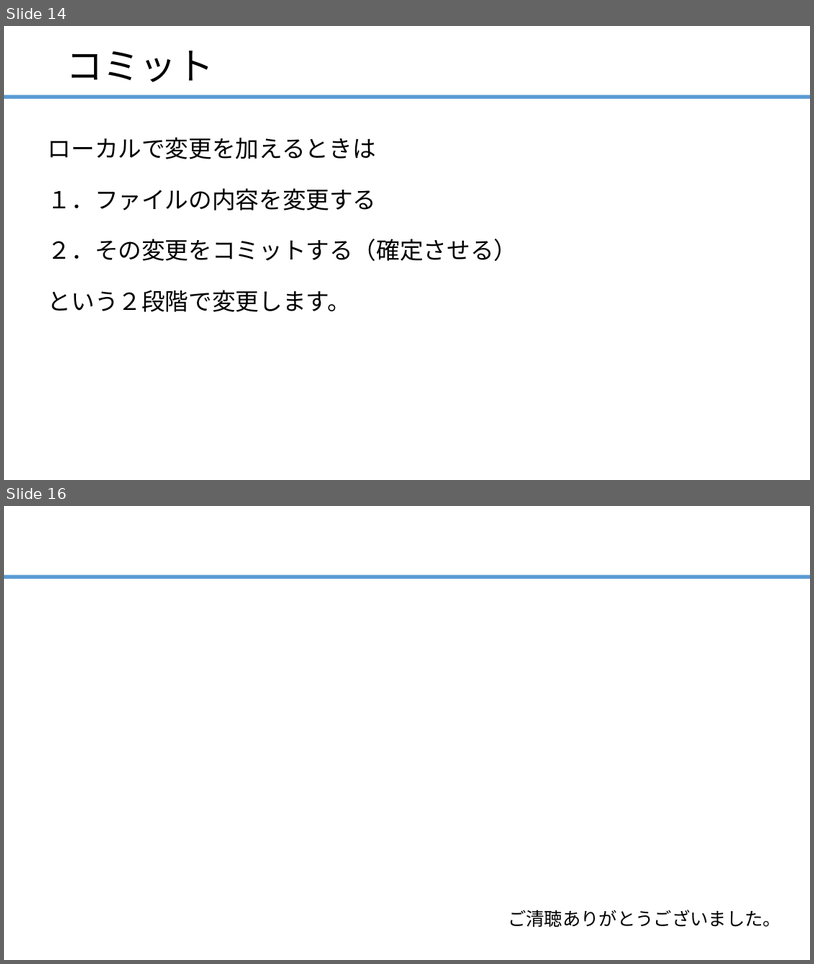
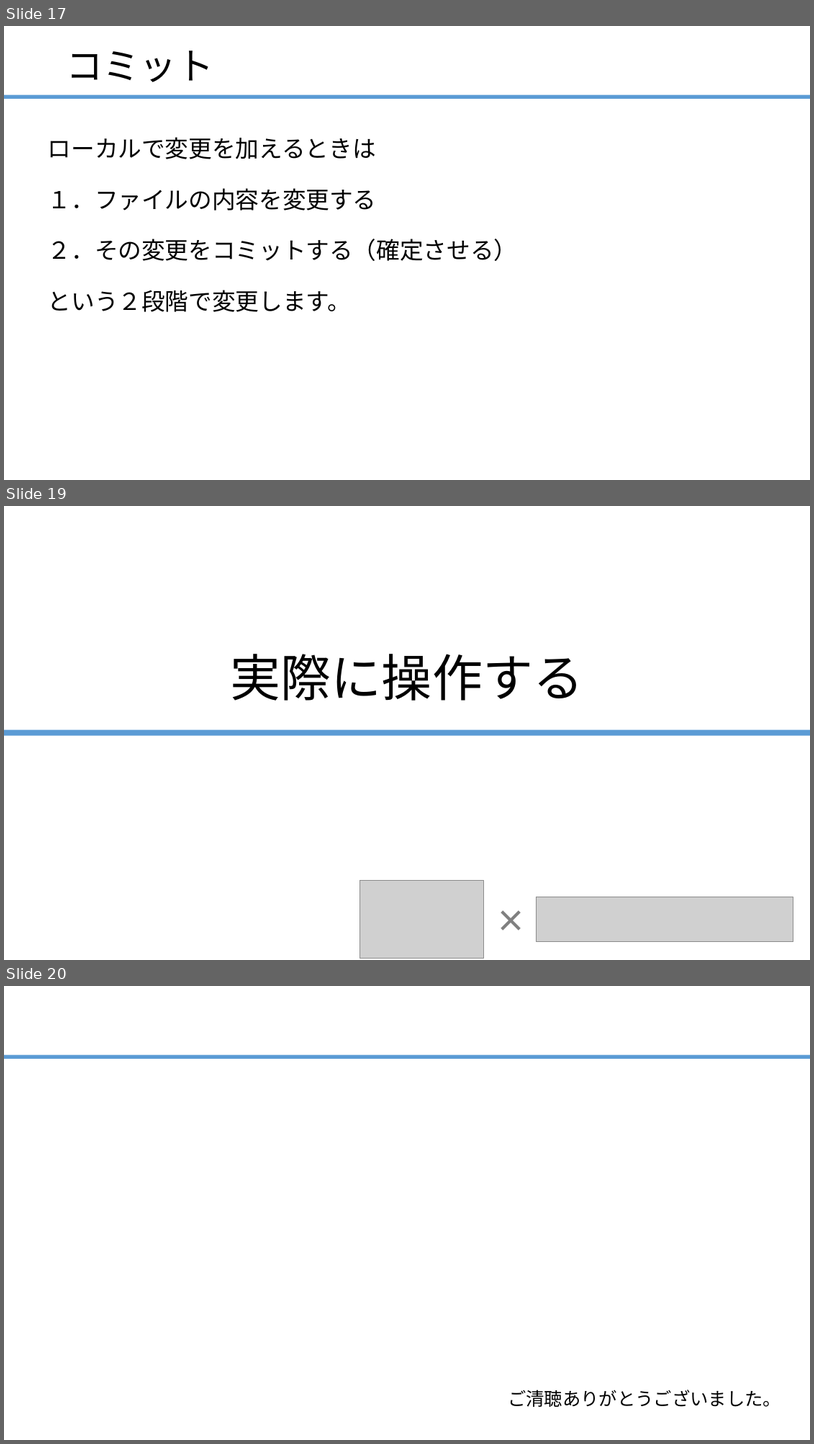
Before and after one commit to ainsAins/git4beginners, a slide deck: ハンズオン_Git入門.pptx. Shown one above the other, each under a label of ours: slides 14 and 16 before the commit, slides 17, 19 and 20 after it; the slides between them are not shown. The pictures are 814x964 and 814x1444 pixels, drawn with LibreOffice and Linux fonts; fonts in the diff are those of the drawing; grey boxes stand for pictures. Boxes give left, top, right and bottom in pixels: in the first picture for what was removed or moved away, otherwise in the second. Text is boxed around its words. In the diff, an @@ line names an element or a change of style, - is before the commit and + after.

```diff
--- a/ハンズオン_Git入門.pptx
+++ b/ハンズオン_Git入門.pptx
@@ slide 19 added at box(4, 506, 810, 960), background #FFFFFF @@
@@ title added at box(231, 654, 584, 700), 60 pt, text #000000 @@
+実際に操作する
@@ rectangle added at box(4, 730, 810, 736), fill #5B9BD5 @@
@@ picture added at box(360, 880, 484, 958) @@
@@ text added at box(491, 898, 530, 942), 36 pt, text #808080, bold @@
+×
@@ picture added at box(537, 897, 794, 942) @@
@@ what was slide 14 is now slide 17 @@
@@ what was slide 16 is now slide 20 @@
```
Also in this commit, not shown: 1 slide changed, 4 other slides added, 1 slide removed.
